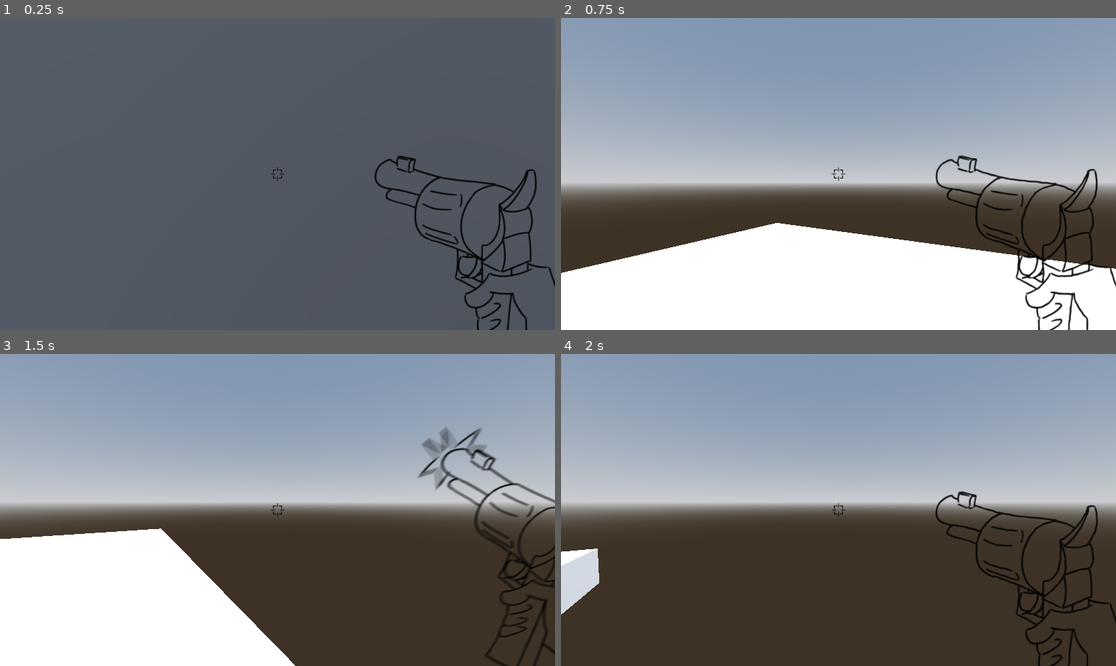
Above: before the commit, frames 1-4 (two rows, left to right).
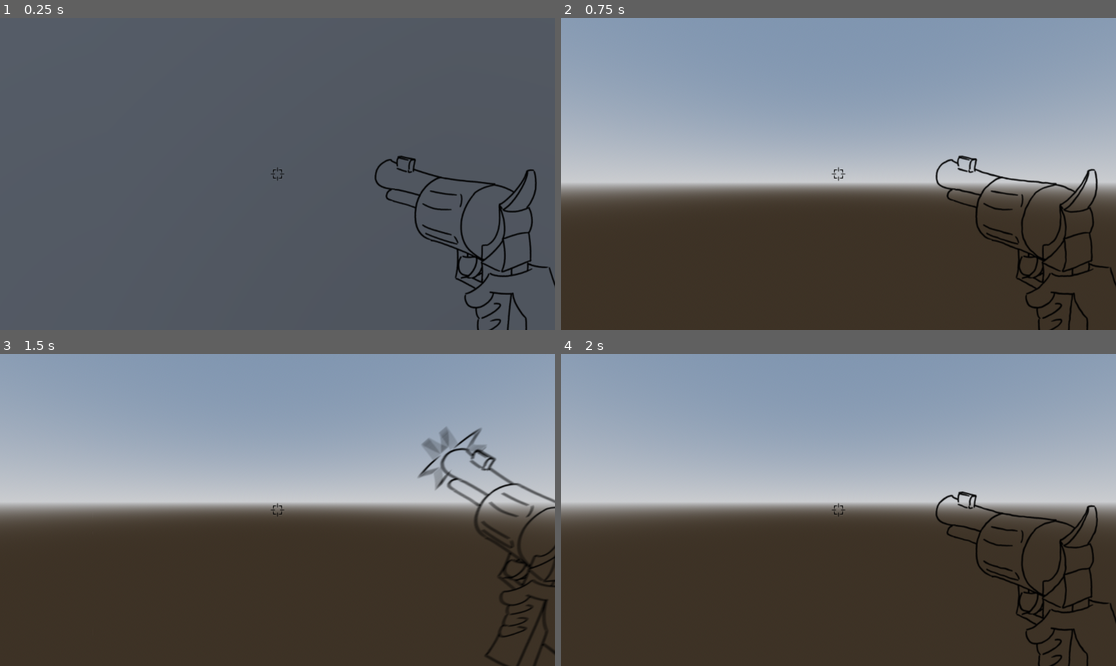
Above: after the commit, the same moments.

Repository: BootaroTC/GameJam---Gumshoe
Game: Godot game, scene res://Scene/TestScene/node_3d.tscn
The game is run twice, just before and just after one commit, with the same random seed, the same clock (stepped at 60 frames per second) and the same inputs.
Inputs (mouse positions are in pixels of both pictures, inside the frame that each line leads up to):
- Up to frame 1 (0.25 s): no input
- Up to frame 2 (0.75 s): move the mouse to (866, 174) at 0.52 s; hold W (forward) from 0.53 s (still down); tap Shift (slide, bound only after the commit) at 0.6 s
- Up to frame 3 (1.5 s): keep holding W (forward); move the mouse to (249, 510) at 1.27 s; click (249, 510) at 1.35 s
- Up to frame 4 (2 s): keep holding W (forward); tap Shift (slide, bound only after the commit) at 1.55 s

Frame 1 is identical in both runs. In frame 2, 27% of the frame differs, in the area x 0-100%, y 65-100%; in frame 3, 18%; in frame 4, 1.1%.

Commit message:
Bugged Sliding - Will fix when back

Diff:
--- a/Scene/PlayerScene/player.tscn
+++ b/Scene/PlayerScene/player.tscn
@@ -121,6 +121,43 @@
 
 [sub_resource type="BoxMesh" id="BoxMesh_5nuyq"]
 
+[sub_resource type="Animation" id="Animation_ru1hb"]
+resource_name = "Slide"
+tracks/0/type = "position_3d"
+tracks/0/imported = false
+tracks/0/enabled = true
+tracks/0/path = NodePath(".")
+tracks/0/interp = 1
+tracks/0/loop_wrap = true
+tracks/0/keys = PackedFloat32Array(0, 1, 0, 0, 0, 1, 1, 0, -0.65, 0)
+
+[sub_resource type="Animation" id="Animation_mfq3q"]
+length = 0.001
+tracks/0/type = "position_3d"
+tracks/0/imported = false
+tracks/0/enabled = true
+tracks/0/path = NodePath(".")
+tracks/0/interp = 1
+tracks/0/loop_wrap = true
+tracks/0/keys = PackedFloat32Array(0, 1, 0, 0, 0)
+
+[sub_resource type="Animation" id="Animation_if3m8"]
+resource_name = "Reset_Slide"
+tracks/0/type = "position_3d"
+tracks/0/imported = false
+tracks/0/enabled = true
+tracks/0/path = NodePath(".")
+tracks/0/interp = 1
+tracks/0/loop_wrap = true
+tracks/0/keys = PackedFloat32Array(0, 1, 0, -0.65, 0, 1, 1, 0, 0, 0)
+
+[sub_resource type="AnimationLibrary" id="AnimationLibrary_if3m8"]
+_data = {
+&"RESET": SubResource("Animation_mfq3q"),
+&"Reset_Slide": SubResource("Animation_if3m8"),
+&"Slide": SubResource("Animation_ru1hb")
+}
+
 [node name="Player" type="CharacterBody3D" groups=["Player"]]
 script = ExtResource("1_ikhmg")
 
@@ -165,3 +202,8 @@
 
 [node name="RayCast3D" type="RayCast3D" parent="Neck"]
 transform = Transform3D(0.36997798, 0.41241285, -0.095065005, -0.032182667, 0.0047054887, -1.096425, -0.019785173, 7.7043386, 0.0057585184, 0.3934719, 0.58976936, -0.9699375)
+
+[node name="SlideAnim" type="AnimationPlayer" parent="Neck"]
+libraries = {
+&"": SubResource("AnimationLibrary_if3m8")
+}
--- a/Scene/TestScene/node_3d.tscn
+++ b/Scene/TestScene/node_3d.tscn
@@ -35,7 +35,7 @@
 shape = SubResource("BoxShape3D_noarx")
 
 [node name="CSGBox3D" type="CSGBox3D" parent="StaticBody3D"]
-transform = Transform3D(3.3251154, 0, 0, 0, 1, 0, 0, 0, 2.9670544, 0, 0, 0)
+transform = Transform3D(0.99999994, 0, 0, 0, 1, 0, 0, 0, 0.99999994, 0, -0.28035212, 0)
 use_collision = true
 
 [node name="StaticBody3D2" type="StaticBody3D" parent="."]
--- a/Scripts/PlayerScript/player.gd
+++ b/Scripts/PlayerScript/player.gd
@@ -1,7 +1,13 @@
 class_name Player extends CharacterBody3D
 
-@export var SPEED = 12.5
+@export var SPEED = 20.0
 @export var mouse_sens:float = 0.01
+
+var can_slide = true
+var is_sliding = false
+var slide_dir = Vector3.ZERO
+var sliding_val = 20.0
+var max_sliding_amount = 35.0
 
 var max_ammo = 6
 var ammo = 0
@@ -14,6 +20,7 @@
 @onready var animated_sprite_3d: AnimatedSprite3D = $Neck/Camera3D/AnimatedSprite3D
 @onready var crosshair: AnimatedSprite3D = $Neck/Camera3D/Crosshair
 @onready var animation_player: AnimationPlayer = $Neck/Camera3D/Crosshair/AnimationPlayer
+@onready var slide_anim: AnimationPlayer = $Neck/SlideAnim
 
 func shooting():
 	if ammo > 0:
@@ -54,6 +61,22 @@
 		neck.rotate_x(-(mouse_motion.y * mouse_sens))
 		neck.rotation.x = deg_to_rad(clamp(rad_to_deg(neck.rotation.x), -90, 50))
 
+func slide(delta):
+	if Input.is_action_just_pressed("slide") and !is_sliding:
+		is_sliding = true
+		slide_anim.play("Slide")
+
+	if is_sliding:
+		if SPEED < max_sliding_amount:
+			SPEED += delta * sliding_val
+			if SPEED >= max_sliding_amount:
+				SPEED -= delta * sliding_val
+				slide_anim.play("Reset_Slide")
+
+		if SPEED <= 20.0:
+			SPEED = 20.0
+			is_sliding = false
+
 func movement(delta):
 	if not is_on_floor():
 		velocity += get_gravity() * delta
@@ -67,9 +90,11 @@
 		velocity.x = move_toward(velocity.x, 0, SPEED)
 		velocity.z = move_toward(velocity.z, 0, SPEED)
 
+	slide(delta)
+
 	move_and_slide()
 
 func _physics_process(delta: float) -> void:
 	shooting()
 	movement(delta)
-	print(ammo)
+	print(SPEED)
--- a/project.godot
+++ b/project.godot
@@ -46,12 +46,7 @@
 "events": [Object(InputEventKey,"resource_local_to_scene":false,"resource_name":"","device":-1,"window_id":0,"alt_press …(192 unchanged characters)…
 ]
 }
-dodge={
-"deadzone": 0.2,
-"events": [Object(InputEventKey,"resource_local_to_scene":false,"resource_name":"","device":-1,"window_id":0,"alt_pressed":false,"shift_pressed":false,"ctrl_pressed":false,"meta_pressed":false,"pressed":false,"keycode":0,"physical_keycode":81,"key_label":0,"unicode":113,"location":0,"echo":false,"script":null)
-]
-}
-sprint={
+slide={
 "deadzone": 0.2,
 "events": [Object(InputEventKey,"resource_local_to_scene":false,"resource_name":"","device":-1,"window_id":0,"alt_press …(195 unchanged characters)…
 ]
@@ -66,11 +61,6 @@
 "events": [Object(InputEventMouseButton,"resource_local_to_scene":false,"resource_name":"","device":-1,"window_id":0,"a …(257 unchanged characters)…
 ]
 }
-crouch={
-"deadzone": 0.2,
-"events": [Object(InputEventKey,"resource_local_to_scene":false,"resource_name":"","device":-1,"window_id":0,"alt_pressed":false,"shift_pressed":false,"ctrl_pressed":false,"meta_pressed":false,"pressed":false,"keycode":0,"physical_keycode":4194325,"key_label":0,"unicode":0,"location":0,"echo":false,"script":null)
-]
-}
 
 [rendering]
 
Not shown: 1 places in Scene/PlayerScene/player.tscn that only renumber resources
